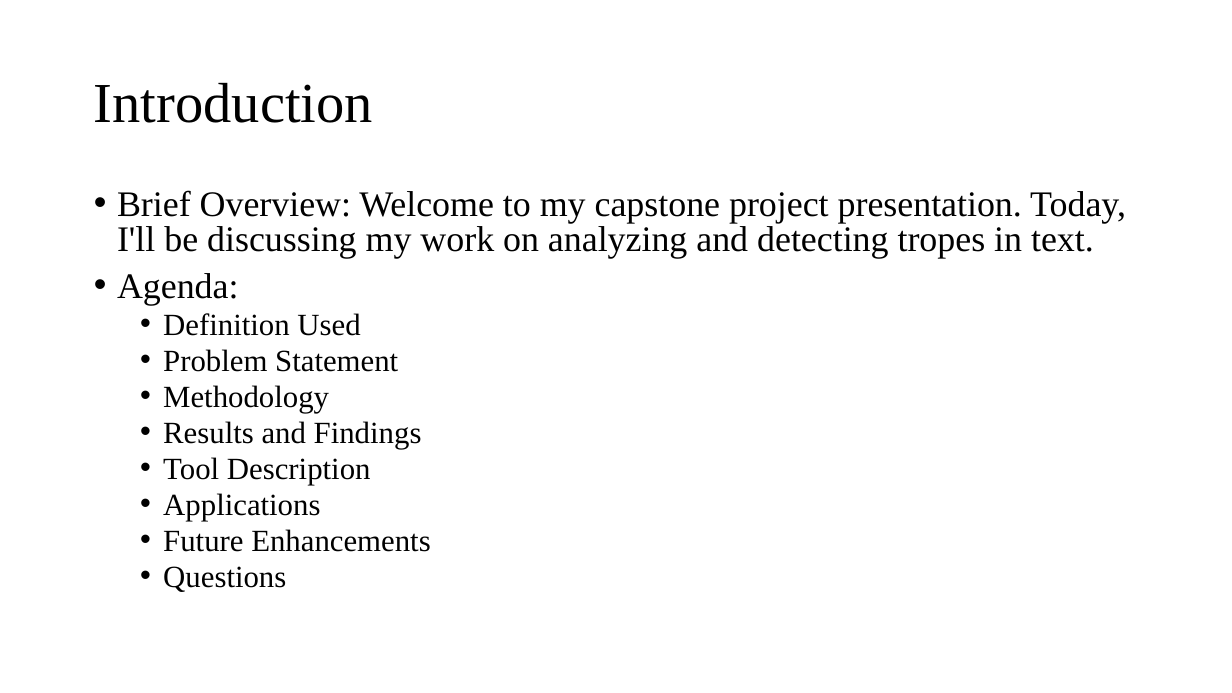
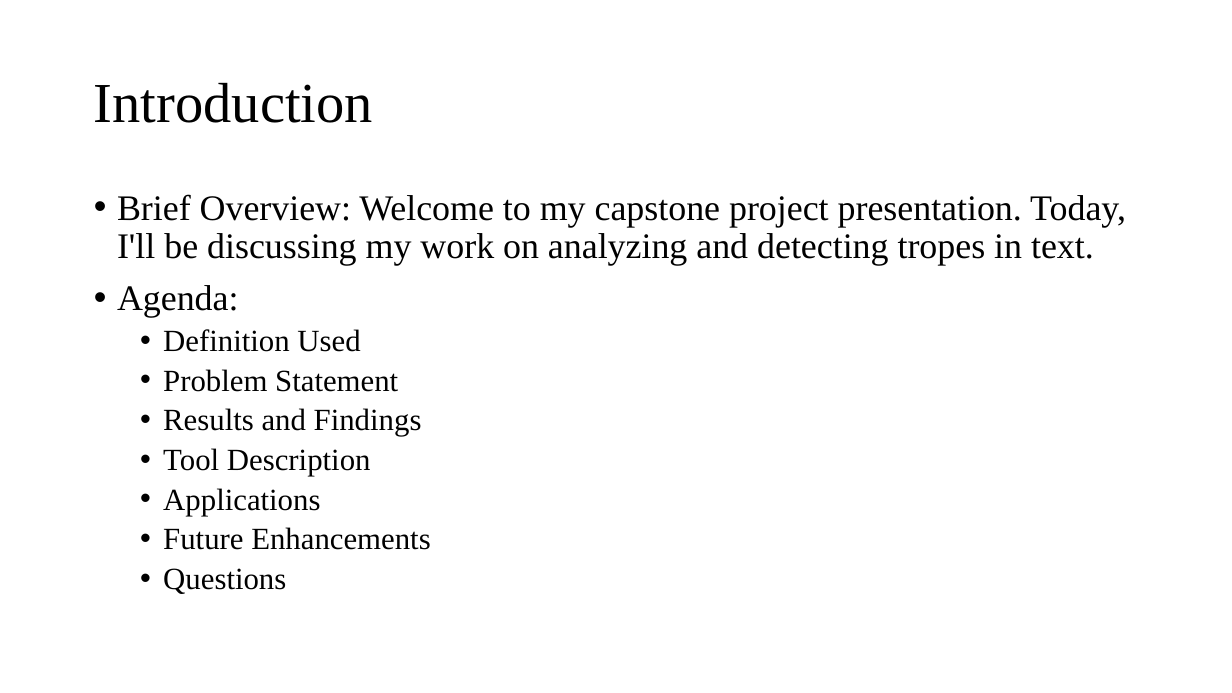
Before and after one commit to ivanchanzhengyang/Media-Trope-Scanner, a slide deck: slide 2 of Unveiling Tropes.pptx. Drawn at 1232x693 pixels with LibreOffice and Linux fonts; fonts in the diff are those of the drawing; background and template pictures are left out. Boxes give left, top, right and bottom in pixels: in the first picture for what was removed or moved away, otherwise in the second. Text is boxed around its words. In the diff, an @@ line names an element or a change of style, - is before the commit and + after.

```diff
--- a/Unveiling Tropes.pptx
+++ b/Unveiling Tropes.pptx
@@ text "Brief Overview: Welcome to my ..." at (x1=117, y1=194, x2=1126, y2=594): line spacing 0.8 to 0.9 @@
@@ text at (x1=163, y1=385, x2=329, y2=413): paragraph removed @@
-  • Methodology
```
Also in this commit, not shown: 6 other slides changed, 1 slide added, 1 slide removed, 4 other files.
